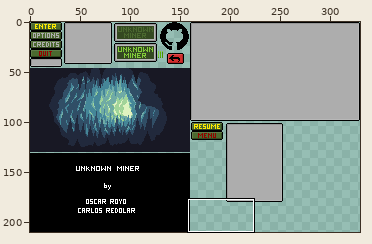
A sprite sheet gets an edit: Game/maps/atlas_ui.png. Above, an overview of the earlier version with the close-up marked.
Close-up. Before the edit:
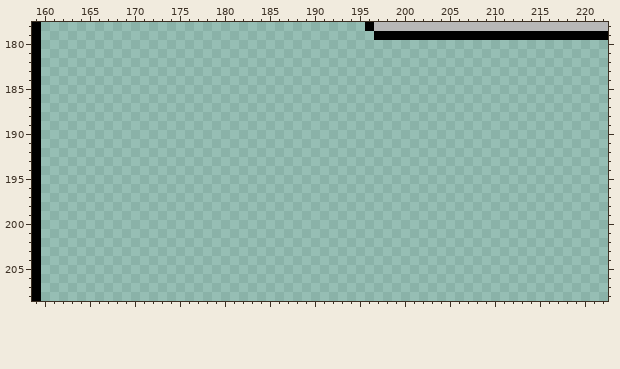
The file is 330x210 pixels. Colours within 5 levels of each other are drawn and written as one. Shown: x 159..222, y 178..208.
The result:
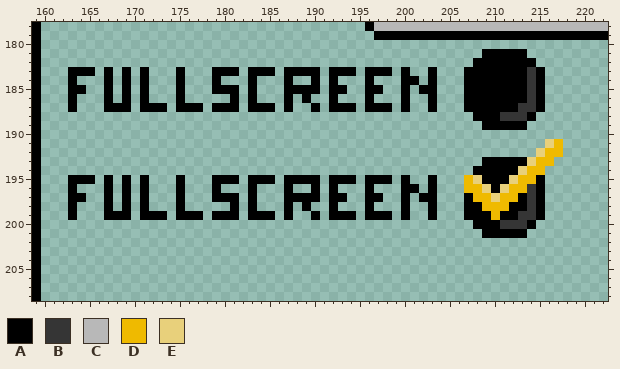
Palette (. is transparent): A #000000  B #353535  C #b8b8b8  D #efba00  E #e8d07b
Changes in this commit:
Changed rows in their new state; - is an unchanged pixel.
first column x 163:
181 ----------------------------------------------AAAAA----
182 ---------------------------------------------AAAAAAA---
183 AAA-A-A-A---A---AAA-AAA-AAAA-AAA-AAA-A--A---AAAAAAABA--
184 A---A-A-A---A---A---A---A--A-A---A---AA-A---AAAAAAABA--
185 AA--A-A-A---A---AAA-A---AAAA-AA--AA--A-AA---AAAAAAABA--
186 A---A-A-A---A-----A-A---A-A--A---A---A--A---AAAAAAABA--
187 A---AAA-AAA-AAA-AAA-AAA-A--A-AAA-AAA-A--A---AAAAAABBA--
188 ---------------------------------------------AAABBBA---
189 ----------------------------------------------AAAAA----
191 -----------------------------------------------------ED
192 ----------------------------------------------------EDD
193 ----------------------------------------------AAAAAEDD-
194 ---------------------------------------------AAAAAEDD--
195 AAA-A-A-A---A---AAA-AAA-AAAA-AAA-AAA-A--A---DEAAAEDDA--
196 A---A-A-A---A---A---A---A--A-A---A---AA-A---DDEAEDDBA--
197 AA--A-A-A---A---AAA-A---AAAA-AA--AA--A-AA---ADDEDDABA--
198 A---A-A-A---A-----A-A---A-A--A---A---A--A---AADDDAABA--
199 A---AAA-AAA-AAA-AAA-AAA-A--A-AAA-AAA-A--A---AAADAABBA--
200 ---------------------------------------------AAABBBA---
201 ----------------------------------------------AAAAA----
Boxes around the changes in both close-ups, in picture pixels (x1, y1, x2, y2):
added: (464, 49, 563, 238)
added: (68, 67, 437, 112)
added: (68, 175, 437, 220)
